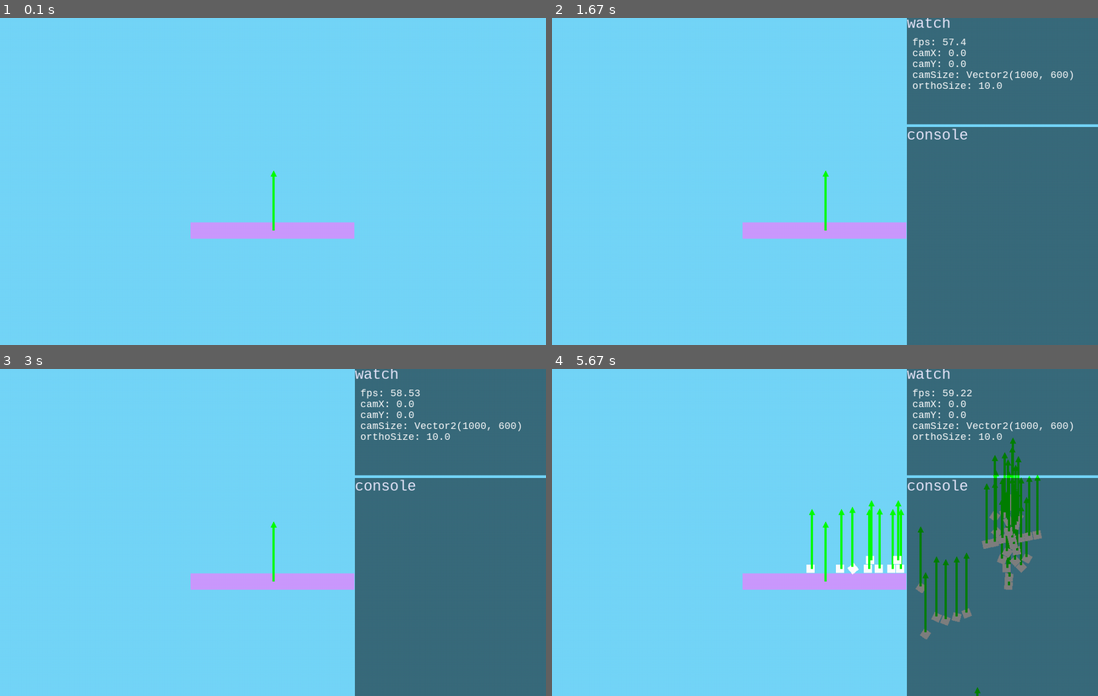
Above: before the commit, frames 1-4 (two rows, left to right).
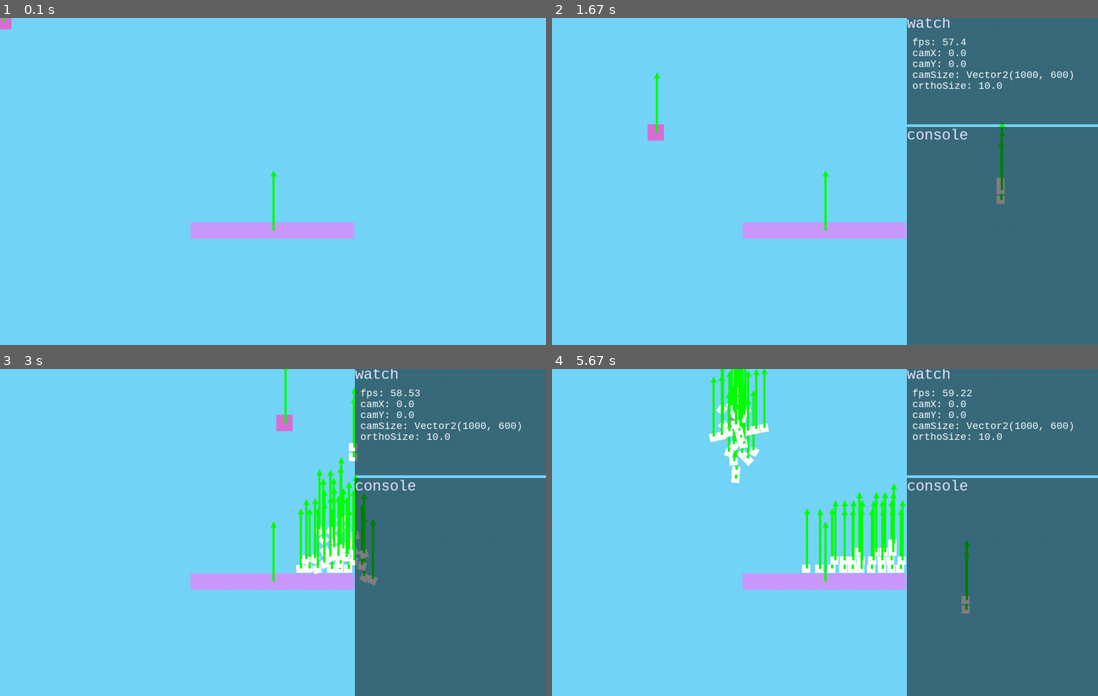
Above: after the commit, the same moments.

Repository: AchoDev/Lumina-Engine
Game: pygame game, started from test2.py
The game is run twice, just before and just after one commit, with the same random seed, the same clock (stepped at 60 frames per second) and the same inputs.
Inputs (mouse positions are in pixels of both pictures, inside the frame that each line leads up to):
- Up to frame 1 (0.1 s): no input
- Up to frame 2 (1.67 s): tap 0 at 0.33 s; hold Right 0.67-1.13 s; move the mouse to (999, 171) at 0.7 s; tap A at 1.17 s; hold Up from 1.5 s (still down); move the mouse to (655, 132) at 1.53 s
- Up to frame 3 (3 s): release Up at 1.8 s; hold Right 1.83-2.3 s; hold D 1.83-2.3 s; move the mouse to (354, 418) at 1.87 s; hold Left 2.33-2.87 s; hold A 2.33-2.87 s; move the mouse to (338, 561) at 2.37 s; hold Down from 2.9 s (still down); move the mouse to (283, 421) at 2.93 s
- Up to frame 4 (5.67 s): release Down at 3.2 s; hold Left 3.23-3.63 s; hold A 3.23-3.63 s; move the mouse to (628, 522) at 3.27 s; hold Up 3.67-4.03 s; move the mouse to (830, 565) at 3.7 s; hold Right 4.07-4.7 s; hold D 4.07-4.7 s; move the mouse to (808, 476) at 4.1 s; hold Down 4.73-5.1 s; move the mouse to (966, 584) at 4.77 s; hold Left 5.13-5.6 s; hold A 5.13-5.6 s; move the mouse to (737, 424) at 5.17 s; hold Right from 5.63 s (still down); hold D from 5.63 s (still down)

The runs differ from the first frame. In frame 1, less than 0.1% of the frame differs, in the area x 0-3%, y 0-4%; in frame 2, 0.5%; in frame 3, 3.1%; in frame 4, 7.2%, in the area x 28-90%, y 0-100%.

Commit message:
fixed cam to screen pos

Diff:
--- a/Scene.py
+++ b/Scene.py
@@ -115,18 +115,7 @@
 
         self.update_dimensions()
 
-        # original_cam_transform: Transform = Transform.from_transform(self.camera.transform)
-
-        # pixel per meter ratio
-        # ratio = self.camera.transform.width / (self.camera.transform.height / ( self.camera.orthographic_size * 2 ))
-
-        # self.camera.transform.x += ratio / 2
-
-        # self.camera.transform.y += self.camera.orthographic_size
-
         WIN.draw_many(self.objects, self.camera)
-
-        # self.camera.transform.set(original_cam_transform)
 
         if self.debug_mode:
             self.debug_window.draw()
--- a/cls/Camera.py
+++ b/cls/Camera.py
@@ -18,13 +18,7 @@
     def window_to_world_position(self, pos: Vector2) -> Vector2:
         pixel_per_meter = self.transform.height / (self.orthographic_size * 2)
 
-        winPosX = pos.x / pixel_per_meter + self.transform.x
-        # print(pos.x / pixel_per_meter, self.transform.x)
+        winPosX = (pos.x / pixel_per_meter + self.transform.x) - (self.transform.width / pixel_per_meter) / 2
+        winPoxY = (pos.y / pixel_per_meter + self.transform.y) - (self.transform.height / pixel_per_meter) / 2
 
-        # winPosX = ((pos.x - self.transform.width / 2) / self.transform.width) * self.orthographic_size - self.transform.x
-
-        # ratio = self.transform.width / (self.transform.height / (self.orthographic_size * 2))
-        # winPosY = ((pos.y - self.transform.height / 2) / self.transform.height) * ratio - self.transform.y
-
-
-        return Vector2(winPosX, 0)
+        return Vector2(winPosX, winPoxY)
--- a/cls/Window.py
+++ b/cls/Window.py
@@ -191,16 +191,11 @@
         obj_tf.width *= ratio
         obj_tf.height *= ratio
 
-        print(obj_tf)
-
         obj.draw(self)
 
         self.draw_obj_handles(obj_tf)
 
-
         obj.transform.set(ot)
-
-
 
         for child in obj.children:
             child_ot = copy.copy(child.transform)
--- a/test2.py
+++ b/test2.py
@@ -20,8 +20,8 @@
 b3 = scene.add_object(Square(0, 3, 10, 1, violet))
 b3.add_component(Boxcollider())
 
-# debug_cube = scene.add_object(Square(0, 0, 1, 1, orchid))
-# debug_cube.name = 'DEBUG CUBE'
+debug_cube = scene.add_object(Square(0, 0, 1, 1, orchid))
+debug_cube.name = 'DEBUG CUBE'
 
 # scene.camera.transform.x = 10
 
@@ -41,7 +41,7 @@
         new.add_component(Rigidbody())
         new.add_component(Boxcollider())
 
-    # debug_cube.transform.set_position(mouse_pos)
+    debug_cube.transform.set_position(mouse_pos)
 
     scene.load()
 
